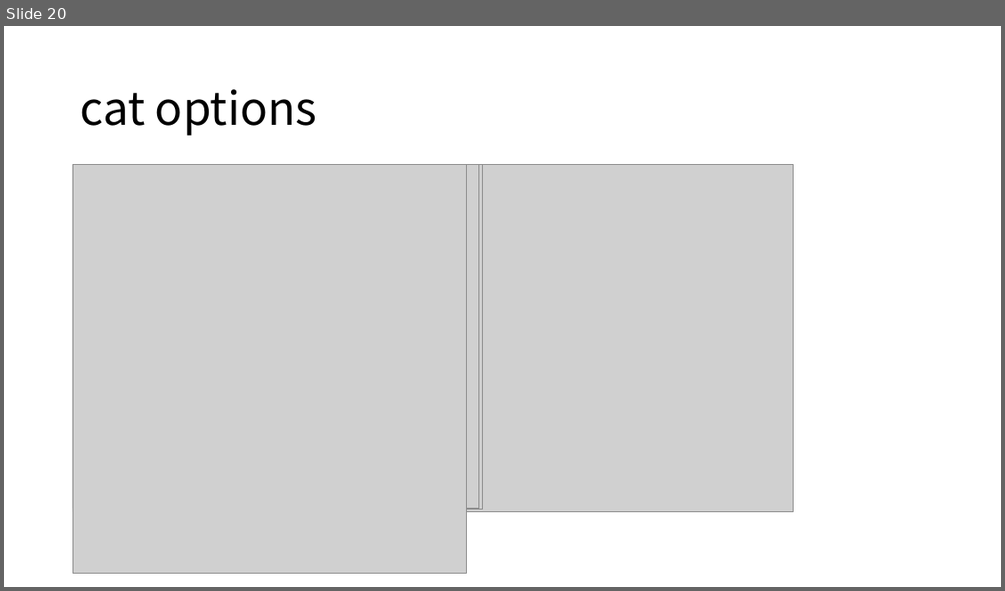
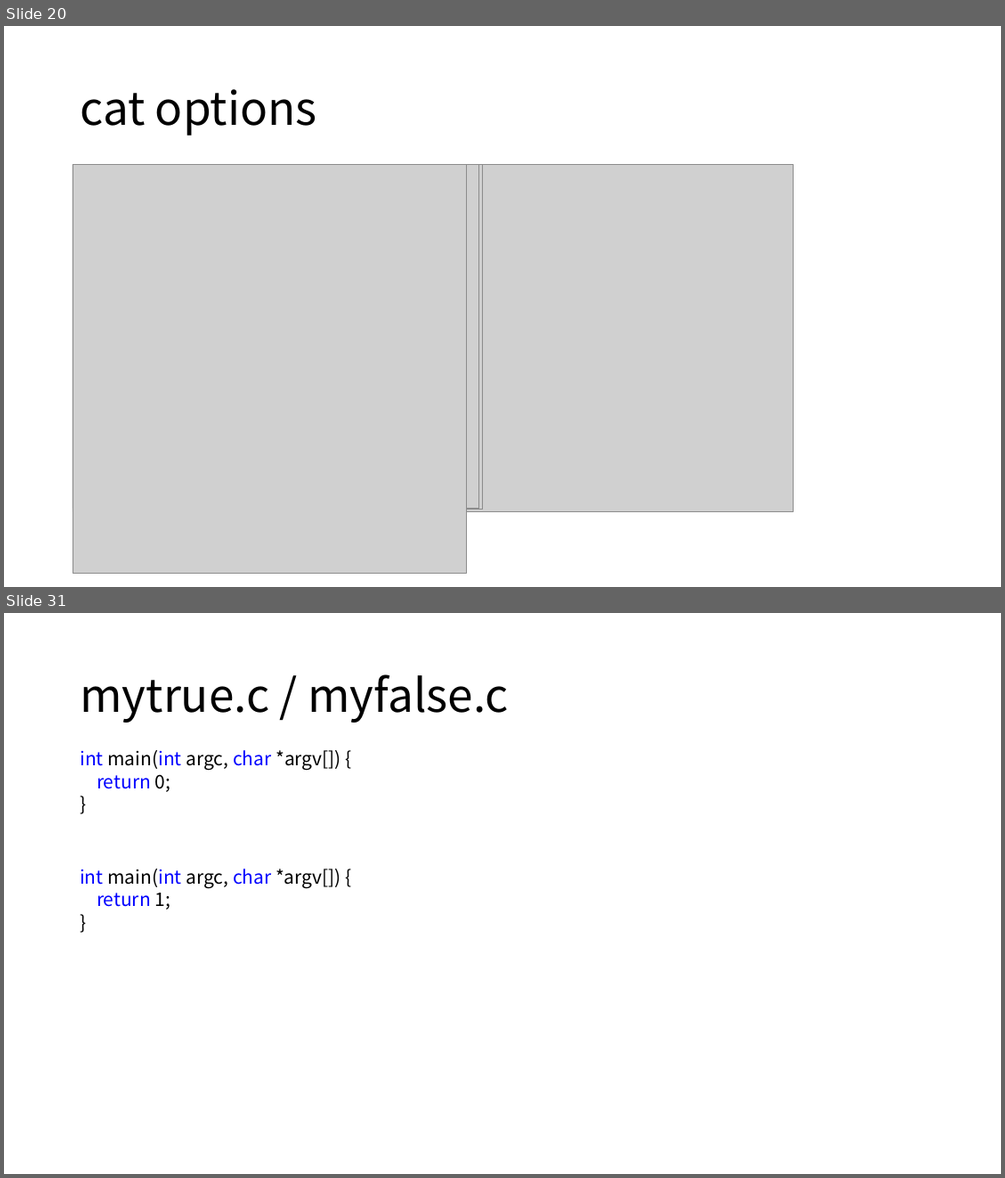
Before and after one commit to alscjf1329/SysP_3-1, a slide deck: Sys_final/SysP 기말.pptx. Shown one above the other, each under a label of ours: slide 20 before the commit, slides 20 and 31 after it; the slides between them are not shown. The pictures are 1005x591 and 1005x1178 pixels, drawn with LibreOffice and Linux fonts; fonts in the diff are those of the drawing; grey boxes stand for pictures. Boxes give left, top, right and bottom in pixels: in the first picture for what was removed or moved away, otherwise in the second. Text is boxed around its words. In the diff, an @@ line names an element or a change of style, - is before the commit and + after.

```diff
--- a/Sys_final/SysP 기말.pptx
+++ b/Sys_final/SysP 기말.pptx
@@ slide 31 added at (4, 613, 1001, 1174), background #FFFFFF @@
@@ title added at (80, 674, 509, 722), 44 pt, text #000000 @@
+mytrue.c / myfalse.c
@@ text added at (80, 750, 340, 792), 18 pt, text #000000 @@
+int main(int argc, char *argv[]) {
+return 0;
+}
@@ text added at (80, 868, 340, 909), 18 pt, text #000000 @@
+int main(int argc, char *argv[]) {
+return 1;
+}
```
Also in this commit, not shown: 3 slides changed, 20 other slides added, 6 other files.
